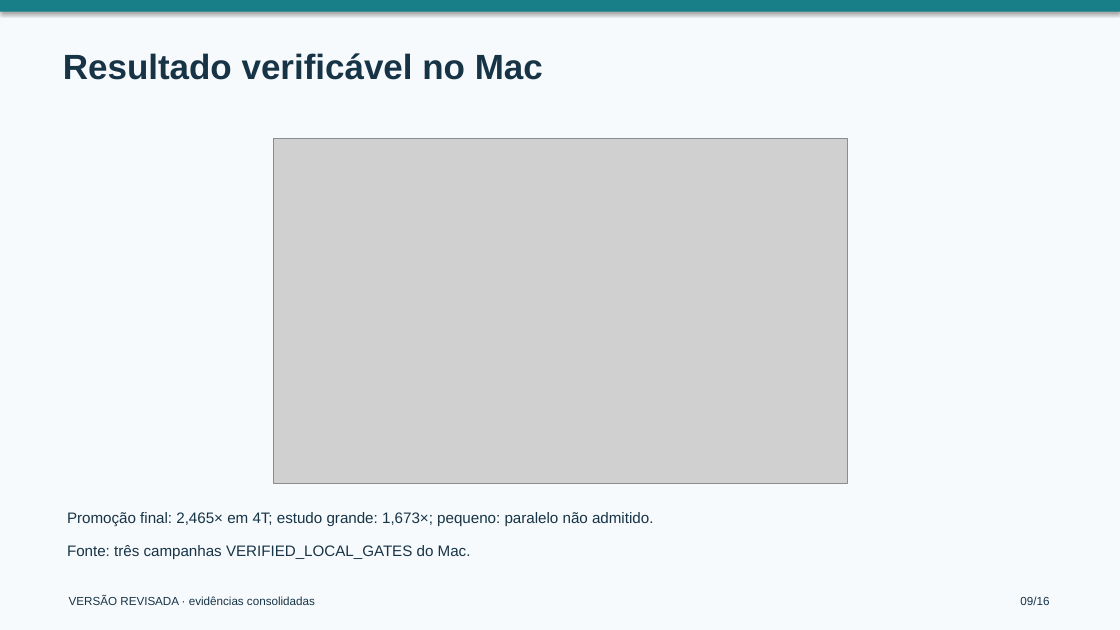
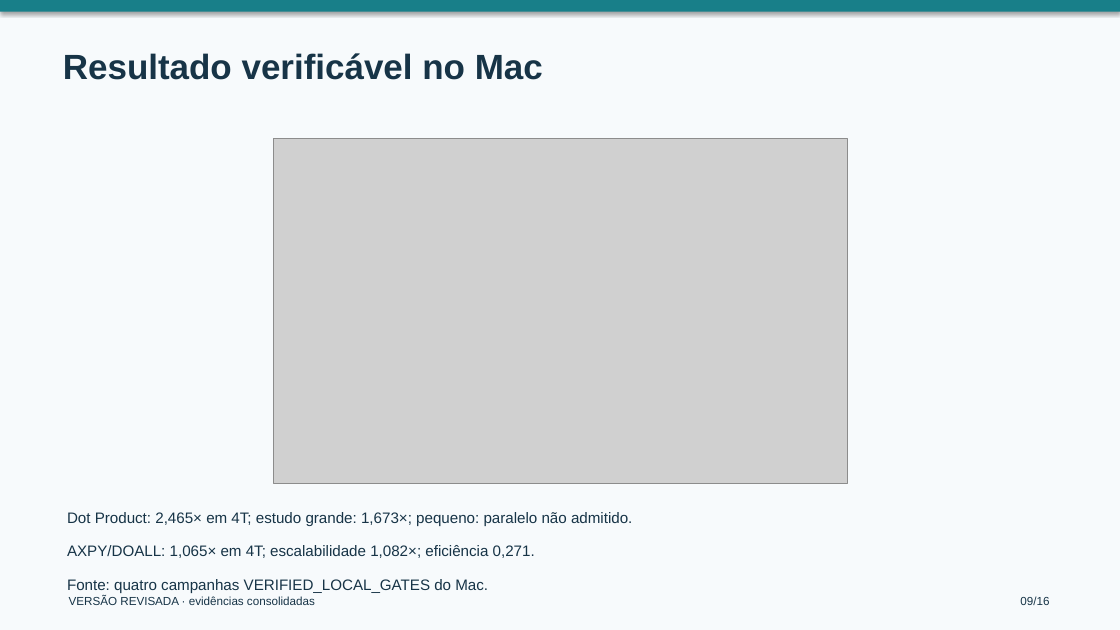
Before and after one commit to lucasnoryulson/tcc2, a slide deck: slide 9 of docs/defesa/DEFESA_REVISAO_FINAL.pptx. Drawn at 1120x630 pixels with LibreOffice and Linux fonts; fonts in the diff are those of the drawing; grey boxes stand for pictures. Boxes give left, top, right and bottom in pixels: in the first picture for what was removed or moved away, otherwise in the second. Text is boxed around its words. In the diff, an @@ line names an element or a change of style, - is before the commit and + after.

```diff
--- a/docs/defesa/DEFESA_REVISAO_FINAL.pptx
+++ b/docs/defesa/DEFESA_REVISAO_FINAL.pptx
@@ text at (x1=67, y1=512, x2=632, y2=593): text changed @@
-Promoção final: 2,465× em 4T; estudo grande: 1,673×; pequeno: paralelo não admitido.
-Fonte: três campanhas VERIFIED_LOCAL_GATES do Mac.
+Dot Product: 2,465× em 4T; estudo grande: 1,673×; pequeno: paralelo não admitido.
+AXPY/DOALL: 1,065× em 4T; escalabilidade 1,082×; eficiência 0,271.
+Fonte: quatro campanhas VERIFIED_LOCAL_GATES do Mac.
```
Also in this commit, not shown: 4 other slides changed, 59 other files.
